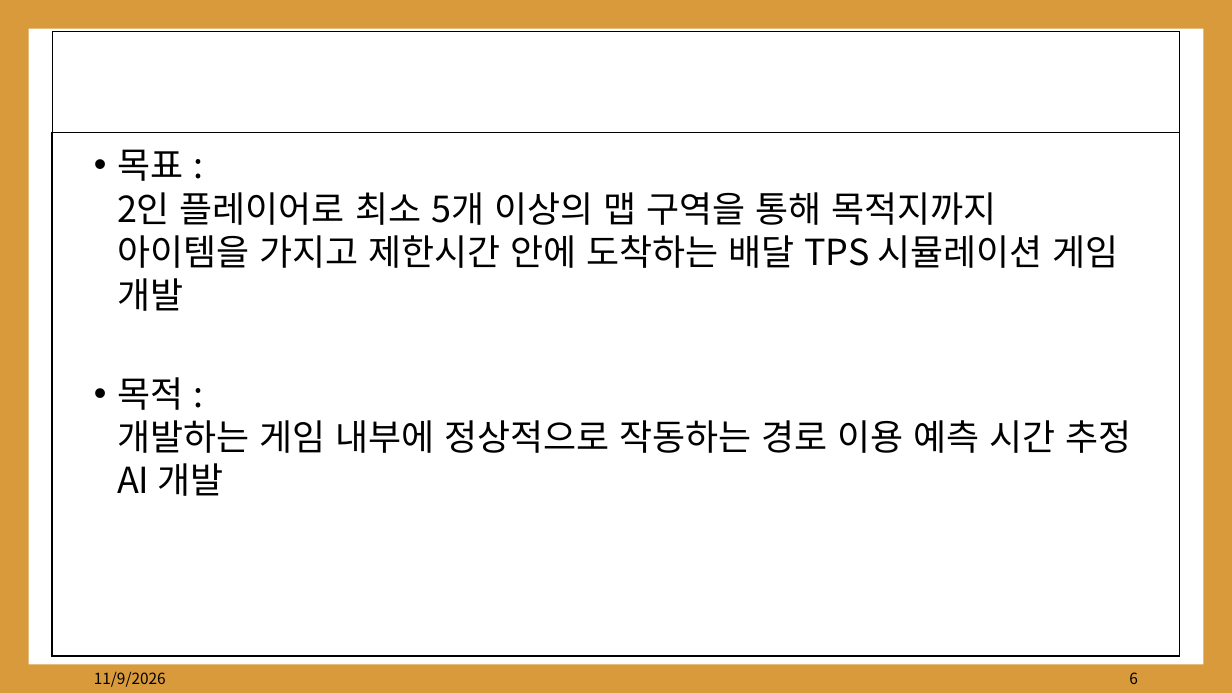
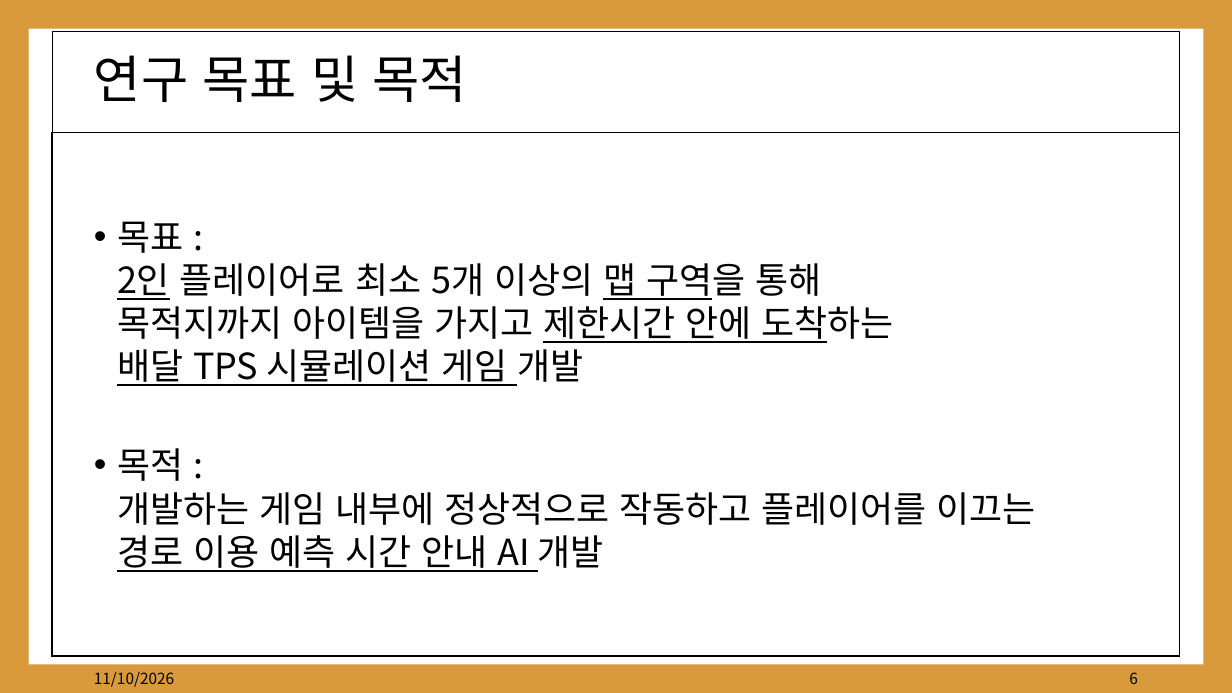
Before and after one commit to kwakyerin/2026_Graduation_Project, a slide deck: slide 6 of documents/HyunahKwon/01_works/01_designing/03_for_pt_professor/3차_배트와달트_정식제안서.pptx. Drawn at 1232x693 pixels with LibreOffice and Linux fonts; fonts in the diff are those of the drawing. Boxes give left, top, right and bottom in pixels: in the first picture for what was removed or moved away, otherwise in the second. Text is boxed around its words. In the diff, an @@ line names an element or a change of style, - is before the commit and + after.

```diff
--- a/documents/HyunahKwon/01_works/01_designing/03_for_pt_professor/3차_배트와달트_정식제안서.pptx
+++ b/documents/HyunahKwon/01_works/01_designing/03_for_pt_professor/3차_배트와달트_정식제안서.pptx
@@ title added at (94, 55, 467, 102), 40 pt, text #000000 @@
+연구 목표 및 목적
@@ text "목표 : 2인 플레이어로 최소 ..." at (117, 221, 1035, 572): vertical alignment top to middle @@
@@ text at (117, 221, 893, 386): underline on in "2인 맵 구역을 제한시간 안에 도착하는 배달 ..." @@
@@ text at (117, 448, 1035, 572): text changed @@
-• 목적 :
-  개발하는 게임 내부에 정상적으로 작동하는 경로 이용 예측 시간 추정 AI 개발
+• 목적 :
+  개발하는 게임 내부에 정상적으로 작동하고 플레이어를 이끄는
+  경로 이용 예측 시간 안내 AI 개발
@@ text at (94, 672, 174, 687): text changed @@
-11/9/2026
+11/10/2026
```
Also in this commit, not shown: 16 other slides changed, 3 slides added, 2 slides removed, 1 other file.
